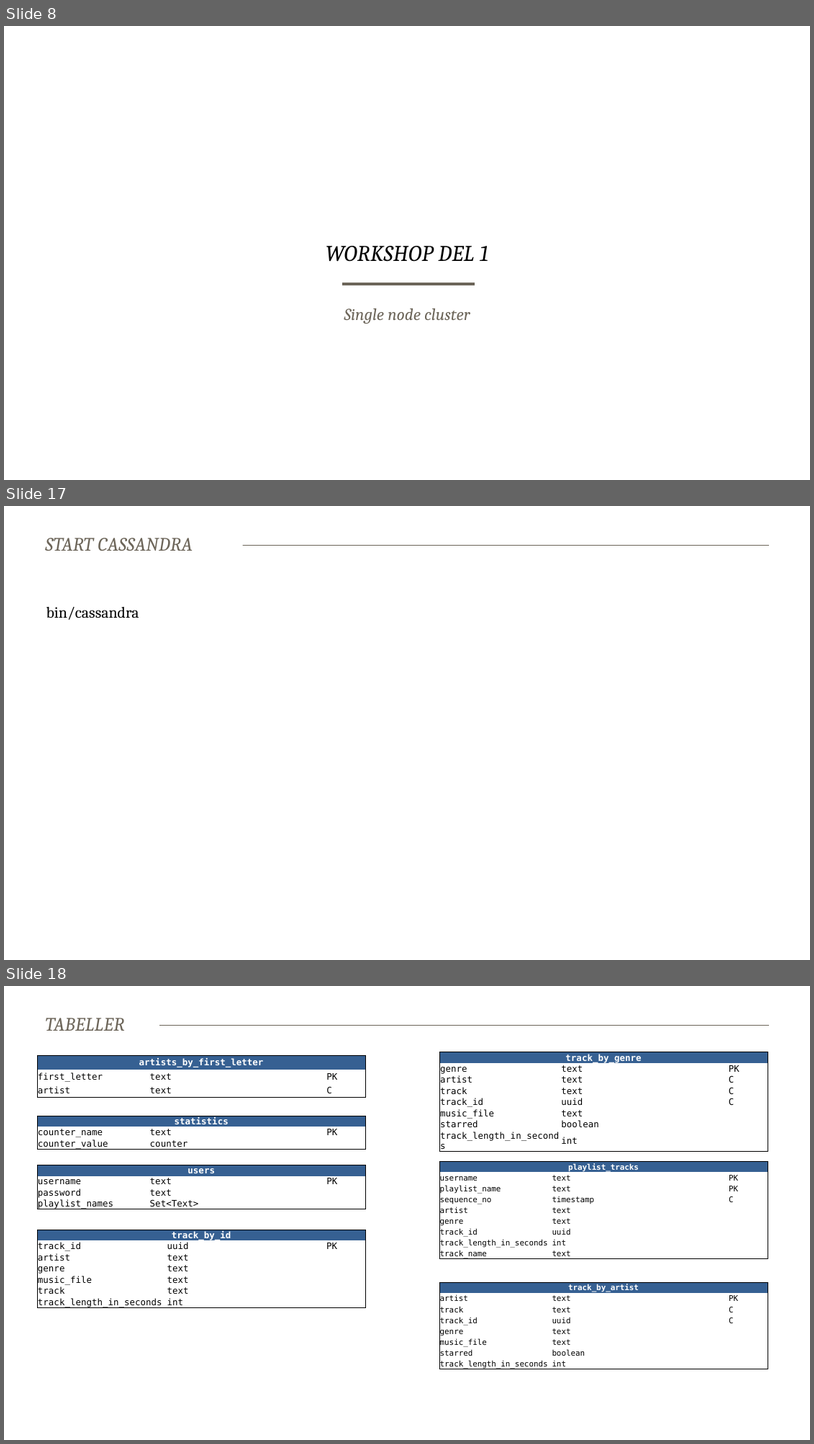
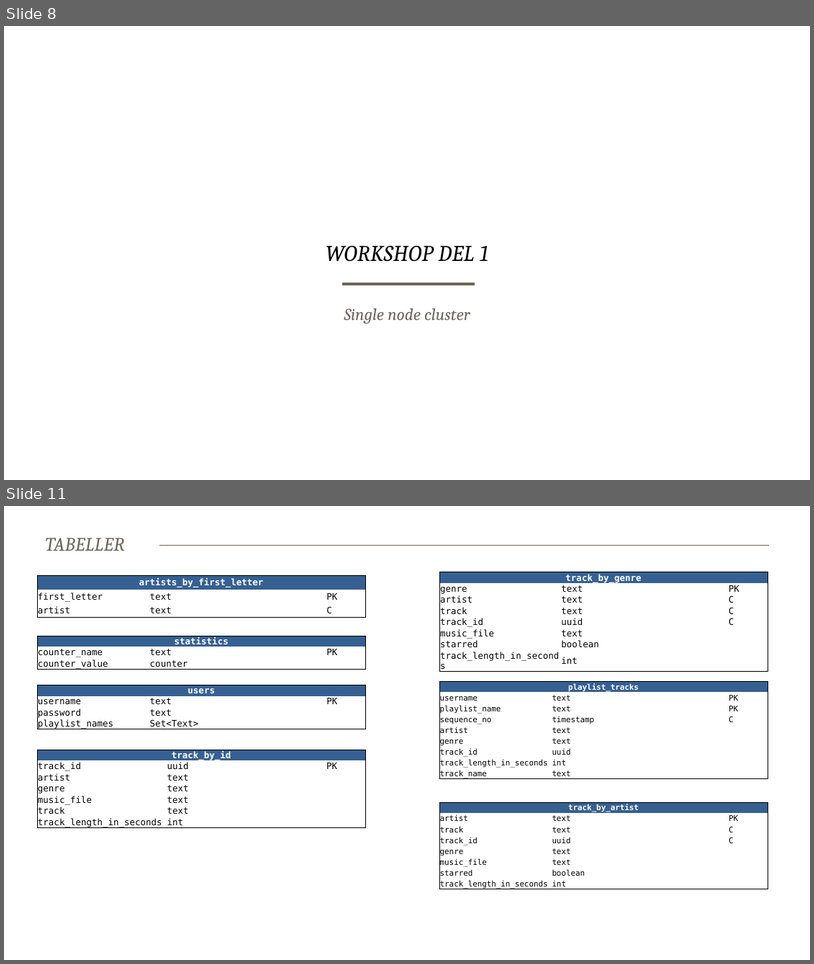
Before and after one commit to baakind/cassandra-workshop, a slide deck: intro.pptx. Shown one above the other, each under a label of ours: slides 8, 17 and 18 before the commit, slides 8 and 11 after it; the slides between them are not shown. The pictures are 814x1444 and 814x964 pixels, drawn with LibreOffice and Linux fonts; fonts in the diff are those of the drawing; background and template pictures are left out. Boxes give left, top, right and bottom in pixels: in the first picture for what was removed or moved away, otherwise in the second. Text is boxed around its words. In the diff, an @@ line names an element or a change of style, - is before the commit and + after.

```diff
--- a/intro.pptx
+++ b/intro.pptx
@@ slide 17 removed at <box>4,506,810,960</box>, background #FFFFFF; not listed: 1 template element that a slide beside it also shows @@
@@ title removed at <box>45,538,193,551</box> @@
-START CASSANDRA
@@ text removed at <box>46,607,139,620</box> @@
-bin/cassandra
@@ what was slide 18 is now slide 11 @@
```
Also in this commit, not shown: 1 slide changed, 1 slide added, 7 other slides removed, 1 other file.
